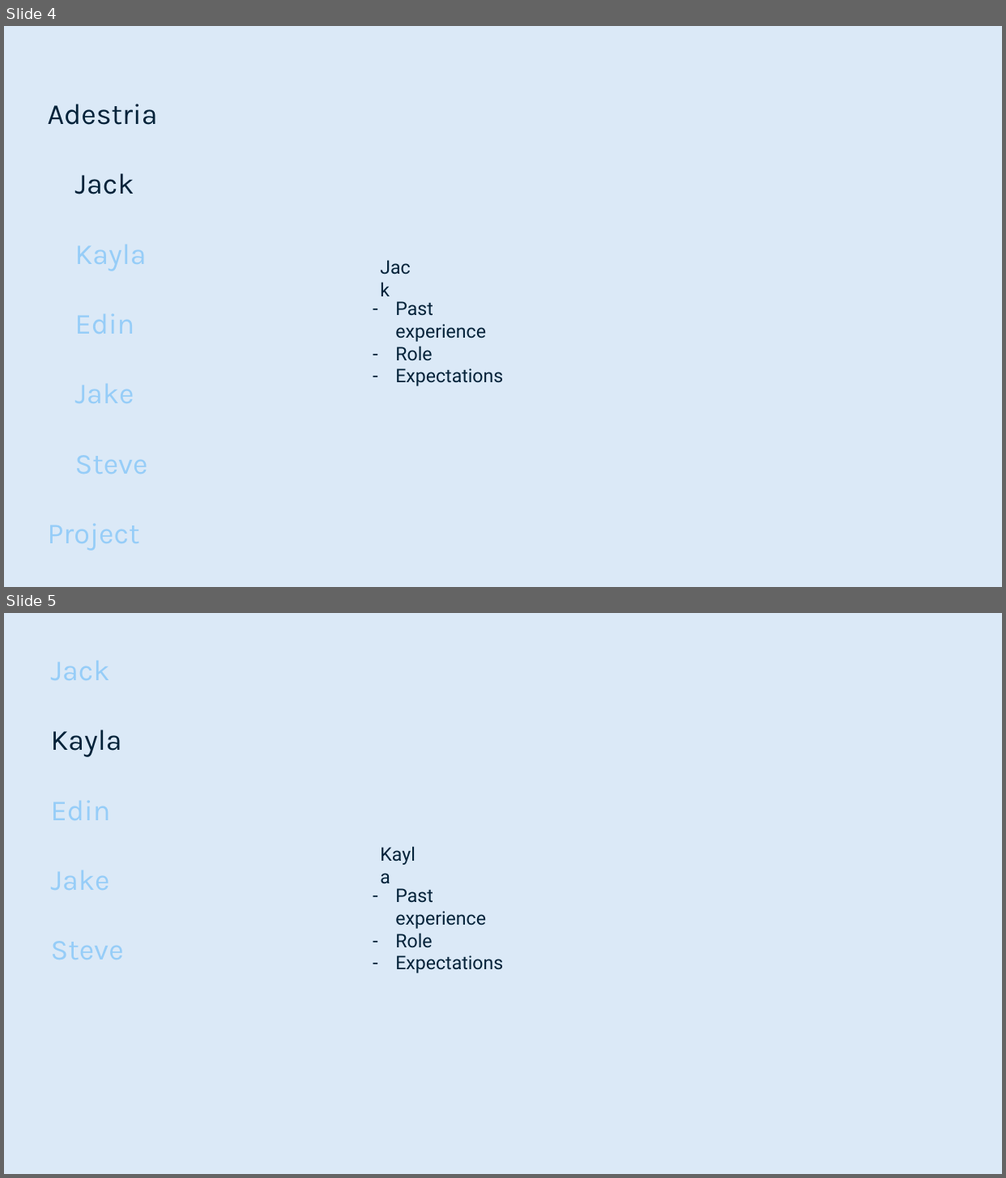
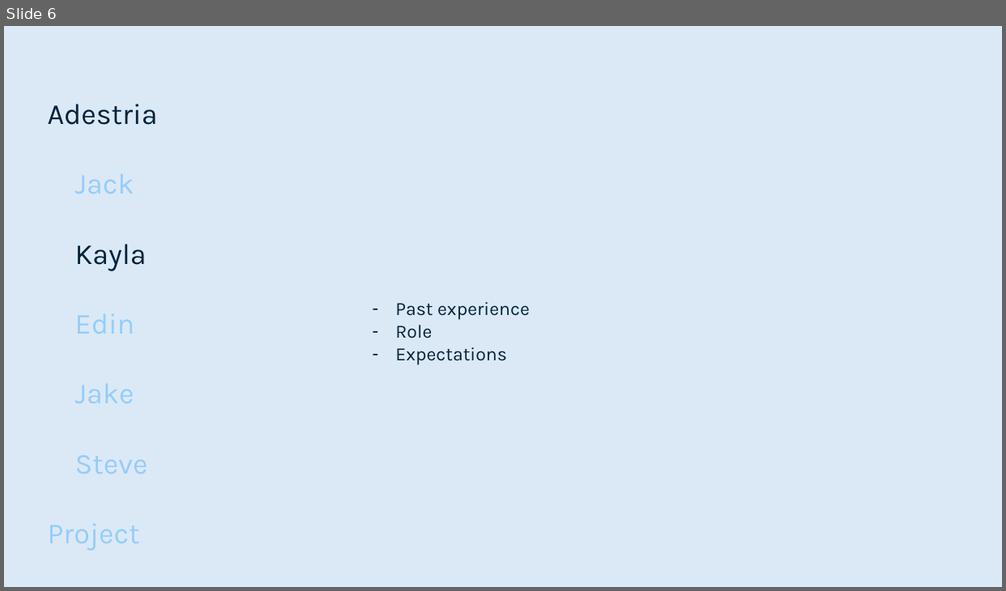
Before and after one commit to smutrux/prog1180, a slide deck: Deliverables/Presentation1.pptx. Shown one above the other, each under a label of ours: slides 4 and 5 before the commit, slide 6 after it. The pictures are 1006x1178 and 1006x591 pixels, drawn with LibreOffice and Linux fonts; fonts in the diff are those of the drawing. Boxes give left, top, right and bottom in pixels: in the first picture for what was removed or moved away, otherwise in the second. Text is boxed around its words. In the diff, an @@ line names an element or a change of style, - is before the commit and + after.

```diff
--- a/Deliverables/Presentation1.pptx
+++ b/Deliverables/Presentation1.pptx
@@ slide 5 removed at [4, 613, 1002, 1174], background #DBE9F7 @@
@@ text removed at [51, 661, 124, 960] @@
-Jack
-Kayla
-Edin
-Jake
-Steve
@@ text removed at [51, 730, 122, 757] @@
-Kayla
@@ text removed at [395, 888, 503, 973] @@
-– Past experience
-– Role
-– Expectations
@@ what was slide 4 is now slide 6 @@
@@ slide 6 changed as well @@
@@ text at [75, 174, 147, 271]: text colour #042239 to #96CDF8 in "Jack"; text colour #96CDF8 to #042239 in "Kayla" @@
@@ text removed at [75, 173, 134, 194] @@
-Jack
@@ text "Past experience" at [395, 302, 530, 365]: font Roboto to Karla @@
```
Also in this commit, not shown: 6 other slides changed, 9 slides added, 7 other slides removed.
